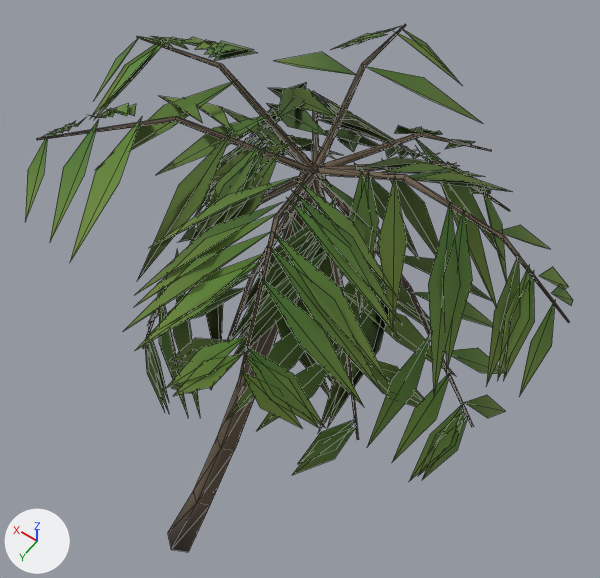
What one commit did to the glTF model public/ark/assets/v1/trees/palm-b.lod2.glb.
One viewpoint serves both versions: a camera (50 mm lens) standing at (-5.29, 3.55, 15.28) and looking at (-1.01, -2.44, 5.86). Lighting does not change. The marker at lower left points along +X, +Y and +Z. The picture after the commit comes second. Mesh edges are drawn as thin lines. Vertices at exactly the same position are counted once.
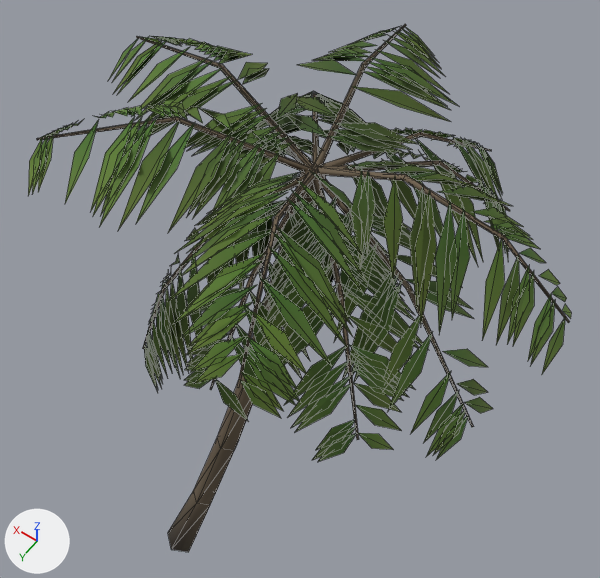
Boxes (x1, y1, x2, y2) around the edits, measured in the pictures (600 x 578 px):
'Mesh_0', reshaped: before (25, 24, 573, 552); after (28, 24, 571, 552)
part 1 of me_mesh_0, added: after (488, 192, 508, 258)
part 2 of me_mesh_0, added: after (457, 143, 502, 193)
part 3 of me_mesh_0, added (green): after (318, 433, 394, 462)
part 4 of me_mesh_0, added: after (28, 136, 49, 196)
part 5 of me_mesh_0, reshaped: before (25, 27, 573, 481); after (32, 27, 571, 460)
part 6 of me_mesh_0, recoloured: before (70, 37, 512, 433); after (93, 39, 480, 380)

The change, as a list of edits to the scene's bpy script:
```text
Change me_mesh_0:
    used by ob_mesh_0; location = (0.0, 0.0, 0.0)
    remove me_mesh_0.from_pydata(...)  # 864 vertices, 599 faces; spans x -4.68..1.25, y -4.13..1.07, z -0.09..9.99
    add me_mesh_0.from_pydata(...)  # 1602 vertices, 999 faces; spans x -4.72..1.15, y -4.09..0.96, z -0.09..9.99
    me_mesh_0 part 1: the loose piece of 7 vertices spanning x -4.47..-4.02, y -1.46..-0.14, z 7.28..8.07 is copied, and the copy is turned 66.1 degrees about the z axis through its middle and scaled by 0.746, then moved by (0.98, -2.42, 0.51); it spans x -3.66..-2.88, y -3.56..-2.87, z 7.89..8.48
    me_mesh_0 part 2: the loose piece of 7 vertices spanning x -0.96..0.24, y -3.99..-3.2, z 7.54..8.39 is copied, and the copy is multiplied about its middle by the matrix ((0.334, 0.57, 0.023), (-0.569, 0.331, 0.061), (0.041, -0.051, 0.658)), then moved by (-2.4, -0.09, 0.47); it spans x -3.2..-2.35, y -3.92..-3.47, z 8.17..8.7
    me_mesh_0 part 3: the loose piece of 7 vertices spanning x -3.36..-2.11, y 0.55..1.07, z 8.75..9.5 is copied, and the copy is multiplied about its middle by the matrix ((0.543, -0.232, -0.053), (0.236, 0.541, 0.057), (0.026, -0.073, 0.588)), then moved by (-0.78, -0.73, -1.34); it spans x -3.77..-3.22, y -0.22..0.35, z 7.57..8.02
    me_mesh_0 part 4: the loose piece of 7 vertices spanning x 0.9..1.25, y -2.69..-1.39, z 8.89..9.55 is copied, and the copy is turned 40.2 degrees about the z axis through its middle and scaled by 0.651, then moved by (-0.45, 1.95, 0.17); it spans x 0.42..0.9, y -0.42..0.3, z 9.17..9.61
    me_mesh_0 part 5: 527 vertices moved from x -4.64..1.25, y -4.13..1.07, z 6.22..9.71 to x -4.59..1.15, y -4.02..0.96, z 6.44..9.78; 4 vertices removed from x -0.85..-0.09, y -1.92..-1.5, z 8.23..8.8; 714 vertices added at x -4.72..1.0, y -4.09..0.88, z 6.37..9.96
    me_mesh_0 part 6: 193 kept faces spanning x -3.8..0.5, y -3.63..0.67, z 7.33..9.96 get new vertex colours; the middle colour goes from dark green #5a7634 to dark green #557131
```
